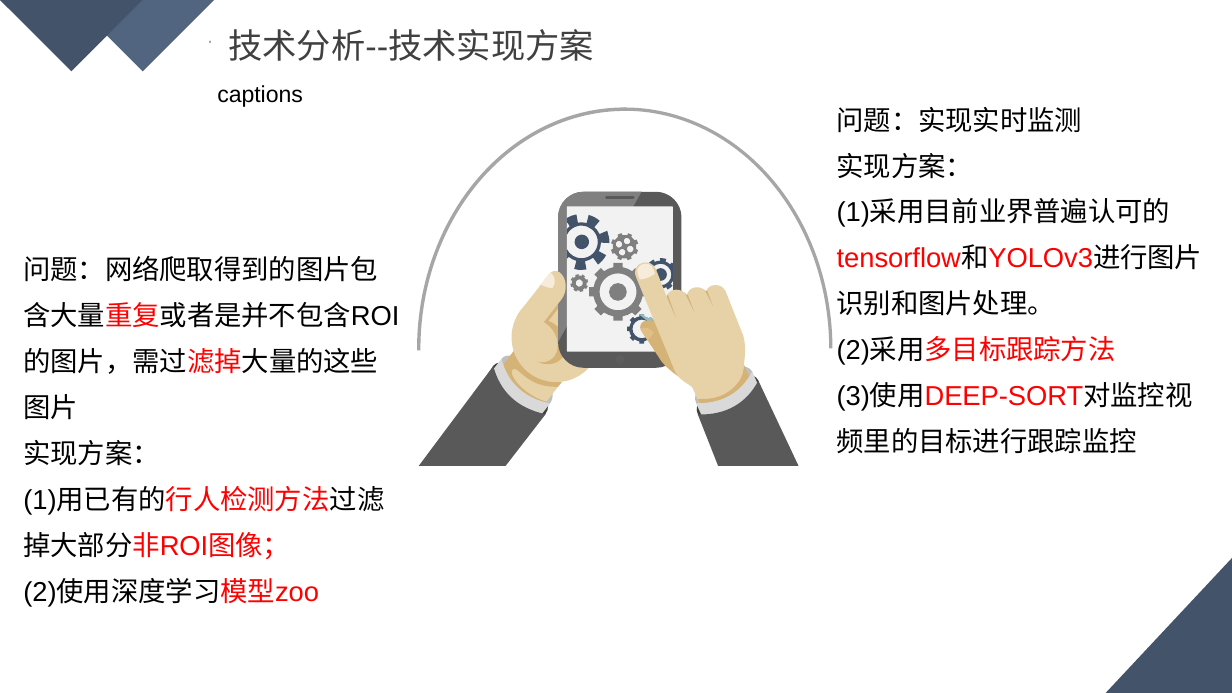
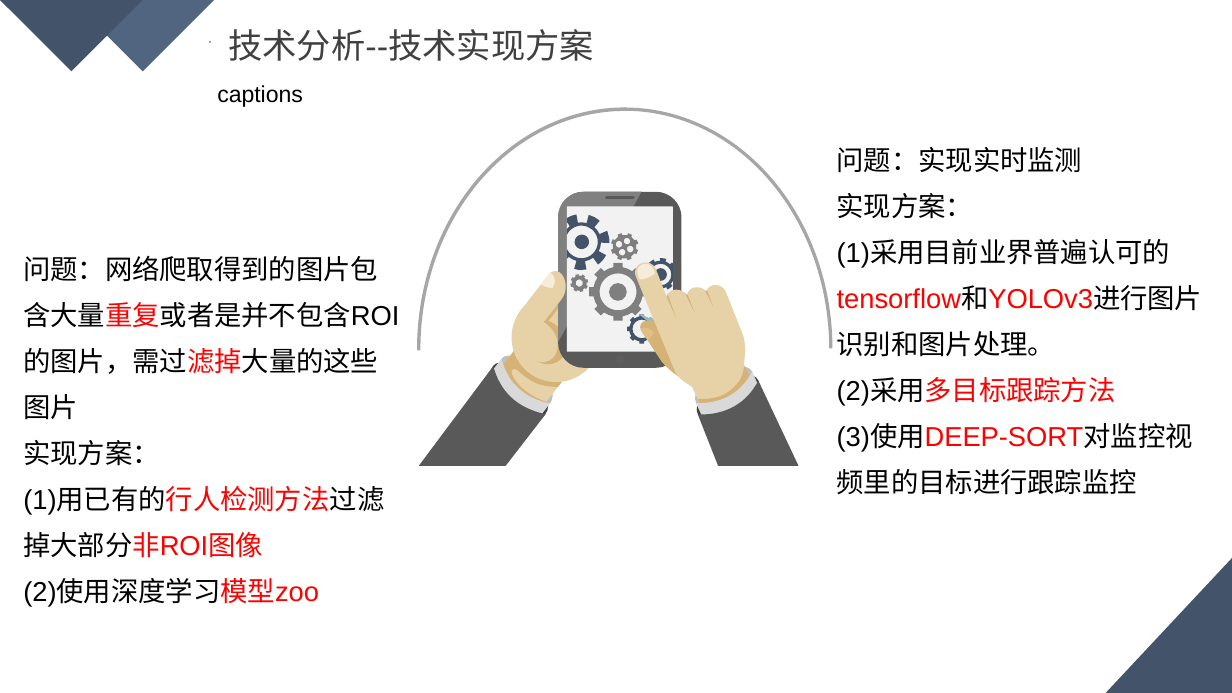
Before and after one commit to bookyue/A05, a slide deck: slide 14 of A类-1903011-一块钱四个窝窝头-基于人工智能的视觉识别技术项目简介ppt.pptx. Drawn at 1232x693 pixels with LibreOffice and Linux fonts; fonts in the diff are those of the drawing. Boxes give left, top, right and bottom in pixels: in the first picture for what was removed or moved away, otherwise in the second. Text is boxed around its words. In the diff, an @@ line names an element or a change of style, - is before the commit and + after.

```diff
--- a/A类-1903011-一块钱四个窝窝头-基于人工智能的视觉识别技术项目简介ppt.pptx
+++ b/A类-1903011-一块钱四个窝窝头-基于人工智能的视觉识别技术项目简介ppt.pptx
@@ text "问题：实现实时监测": place and size @@
-text "问题：实现实时监测" at [837,107,1193,411]
+text "问题：实现实时监测" at [837,147,1193,451]
@@ text at [23,488,384,558]: text changed @@
-(1)用已有的行人检测方法过滤掉大部分非ROI图像；
+(1)用已有的行人检测方法过滤掉大部分非ROI图像
```
Also in this commit, not shown: 3 other slides changed, 1 slide added, 1 slide removed.
